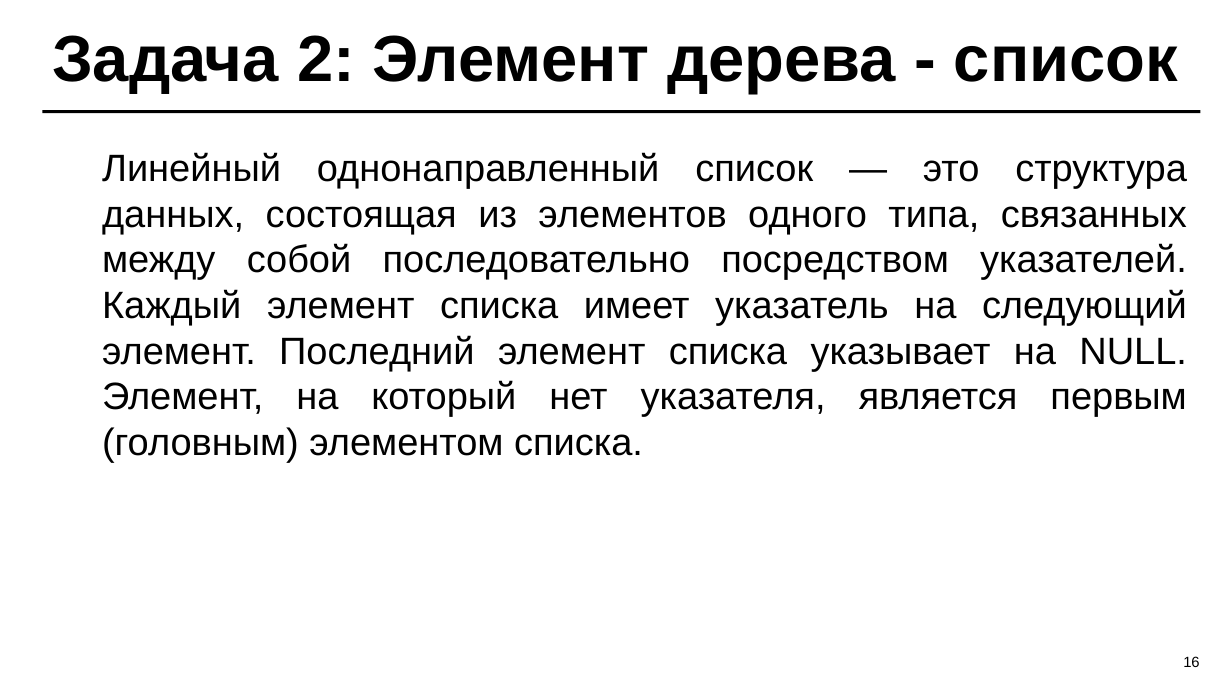
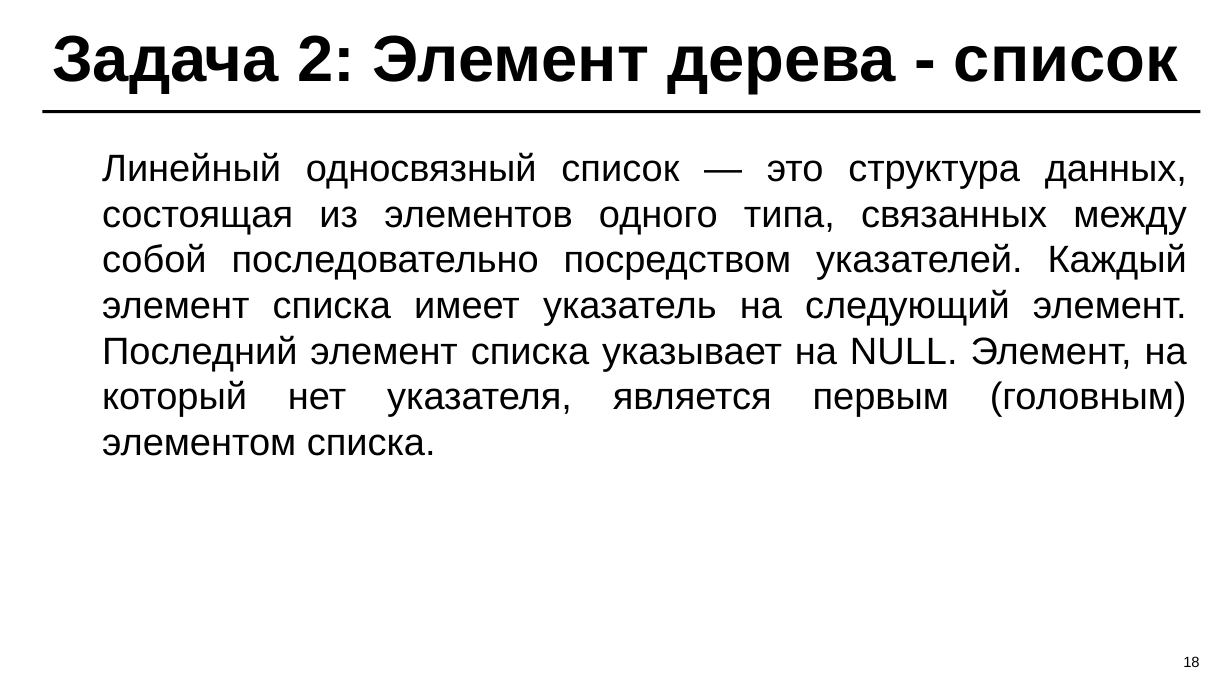
Before and after one commit to TheFusterMan/KursProject, a slide deck: slide 18 of Курсовой проект 2025 - ИС Юридическая фирма Б9123-09.03.04.ppt (slide 16 before the commit). Drawn at 1232x693 pixels with LibreOffice and Linux fonts; fonts in the diff are those of the drawing. Boxes give left, top, right and bottom in pixels: in the first picture for what was removed or moved away, otherwise in the second. Text is boxed around its words. In the diff, an @@ line names an element or a change of style, - is before the commit and + after.

```diff
--- a/Курсовой проект 2025 - ИС Юридическая фирма Б9123-09.03.04.ppt
+++ b/Курсовой проект 2025 - ИС Юридическая фирма Б9123-09.03.04.ppt
@@ text at box(102, 152, 1187, 456): text changed @@
-Линейный однонаправленный список — это структура данных, состоящая из элементов одного типа, связанных между собой последовательно посредством указателей. Каждый элемент списка имеет указатель на следующий элемент. Последний элемент списка указывает на NULL. Элемент, на который нет указателя, является первым (головным) элементом списка.
+Линейный односвязный список — это структура данных, состоящая из элементов одного типа, связанных между собой последовательно посредством указателей. Каждый элемент списка имеет указатель на следующий элемент. Последний элемент списка указывает на NULL. Элемент, на который нет указателя, является первым (головным) элементом списка.
@@ page number at box(1183, 656, 1199, 667): text changed @@
-16
+18
```
Also in this commit, not shown: 16 other slides changed, 7 slides added, 6 slides removed, 7 other files.
